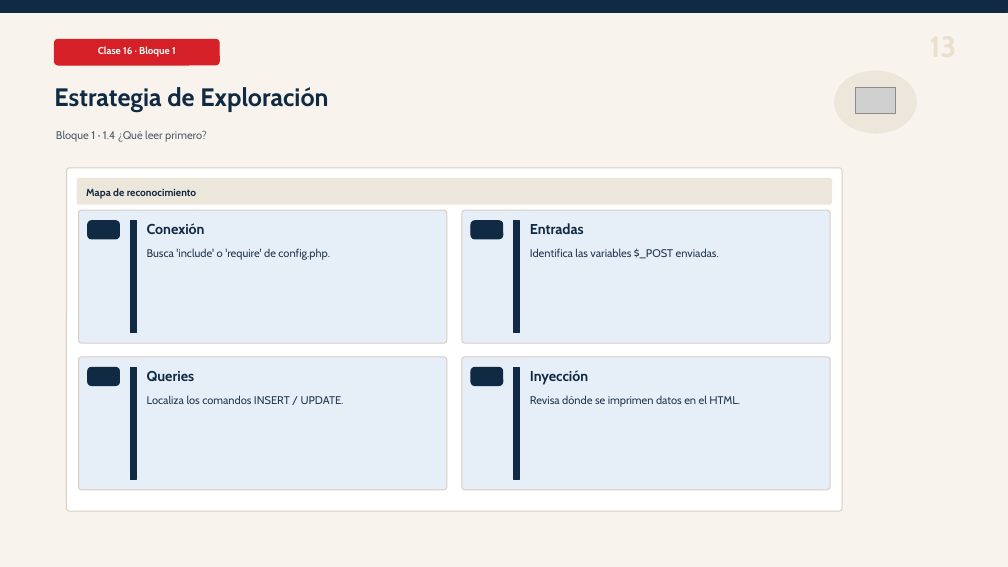
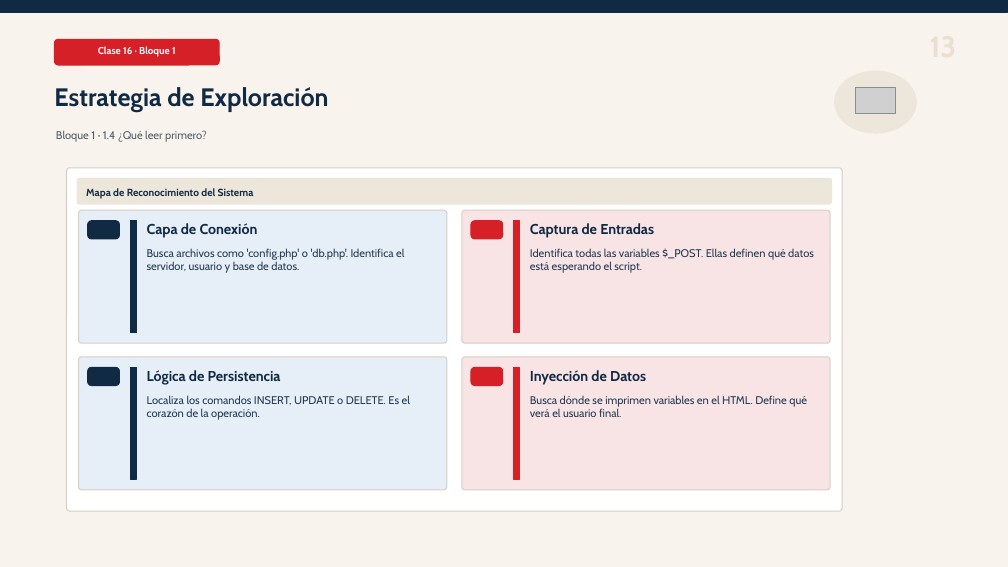
Before and after one commit to Dieg0Code/PRO301_Taller_de_Aplicaciones_para_Internet, a slide deck: slide 13 of clases/semana-06/01/ppt/Clase-16-Legacy-PHP.pptx. Drawn at 1008x567 pixels with LibreOffice and Linux fonts; fonts in the diff are those of the drawing; grey boxes stand for pictures. Boxes give left, top, right and bottom in pixels: in the first picture for what was removed or moved away, otherwise in the second. Text is boxed around its words. In the diff, an @@ line names an element or a change of style, - is before the commit and + after.

```diff
--- a/clases/semana-06/01/ppt/Clase-16-Legacy-PHP.pptx
+++ b/clases/semana-06/01/ppt/Clase-16-Legacy-PHP.pptx
@@ text at bbox=[86, 188, 254, 199]: text changed @@
-Mapa de reconocimiento
+Mapa de Reconocimiento del Sistema
@@ text at bbox=[147, 223, 258, 238]: text changed @@
-Conexión
+Capa de Conexión
@@ rounded rectangle at bbox=[462, 210, 830, 343]: fill #E6EEF7 to #F8E4E5 @@
@@ text at bbox=[530, 223, 654, 238]: text changed @@
-Entradas
+Captura de Entradas
@@ text at bbox=[147, 248, 404, 273]: text changed @@
-Busca 'include' o 'require' de config.php.
+Busca archivos como 'config.php' o 'db.php'. Identifica el servidor, usuario y base de datos.
@@ text at bbox=[530, 248, 814, 273]: text changed @@
-Identifica las variables $_POST enviadas.
+Identifica todas las variables $_POST. Ellas definen qué datos está esperando el script.
@@ rounded rectangle at bbox=[462, 357, 830, 490]: fill #E6EEF7 to #F8E4E5 @@
@@ text at bbox=[147, 370, 281, 385]: text changed @@
-Queries
+Lógica de Persistencia
@@ fill #102A43 to #D62027; outline #102A43 1 pt to #D62027 1 pt in 4 elements at bbox=[471, 221, 503, 239], bbox=[513, 221, 520, 333], bbox=[471, 368, 503, 386], bbox=[513, 368, 520, 479] @@
@@ text at bbox=[530, 370, 646, 385]: text changed @@
-Inyección
+Inyección de Datos
@@ text at bbox=[147, 395, 410, 420]: text changed @@
-Localiza los comandos INSERT / UPDATE.
+Localiza los comandos INSERT, UPDATE o DELETE. Es el corazón de la operación.
@@ text at bbox=[530, 395, 807, 417]: text changed @@
-Revisa dónde se imprimen datos en el HTML.
+Busca dónde se imprimen variables en el HTML. Define qué verá el usuario final.
```
Also in this commit, not shown: 3 other slides changed, 32 slides added, 2 other files.
